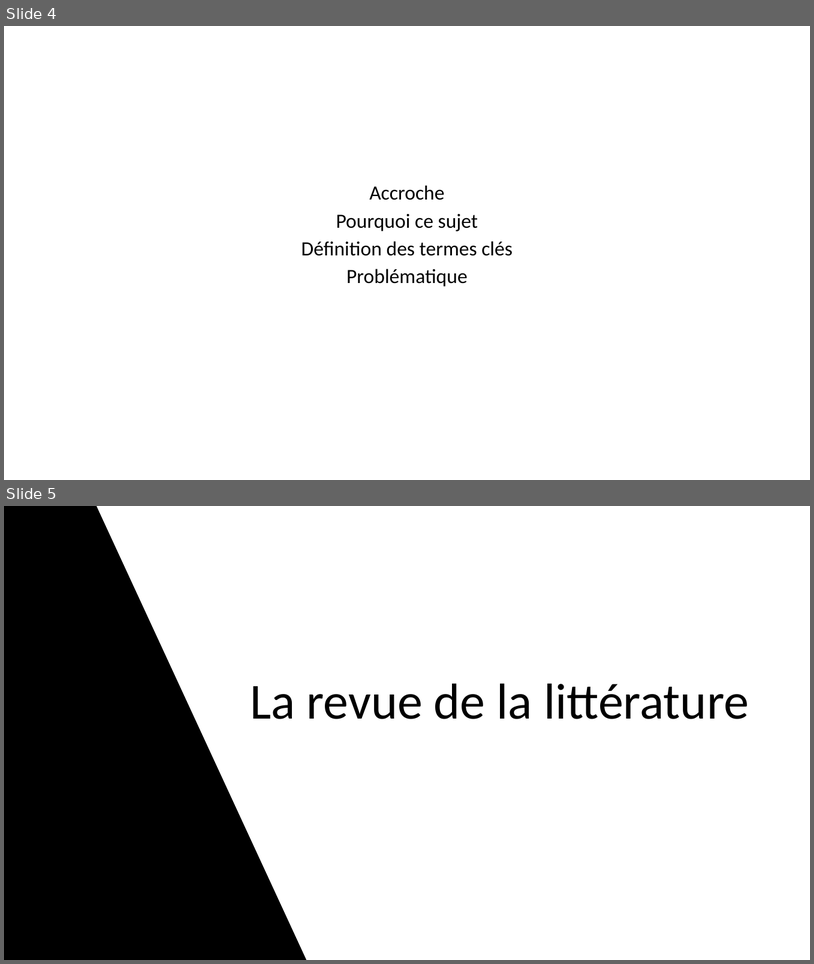
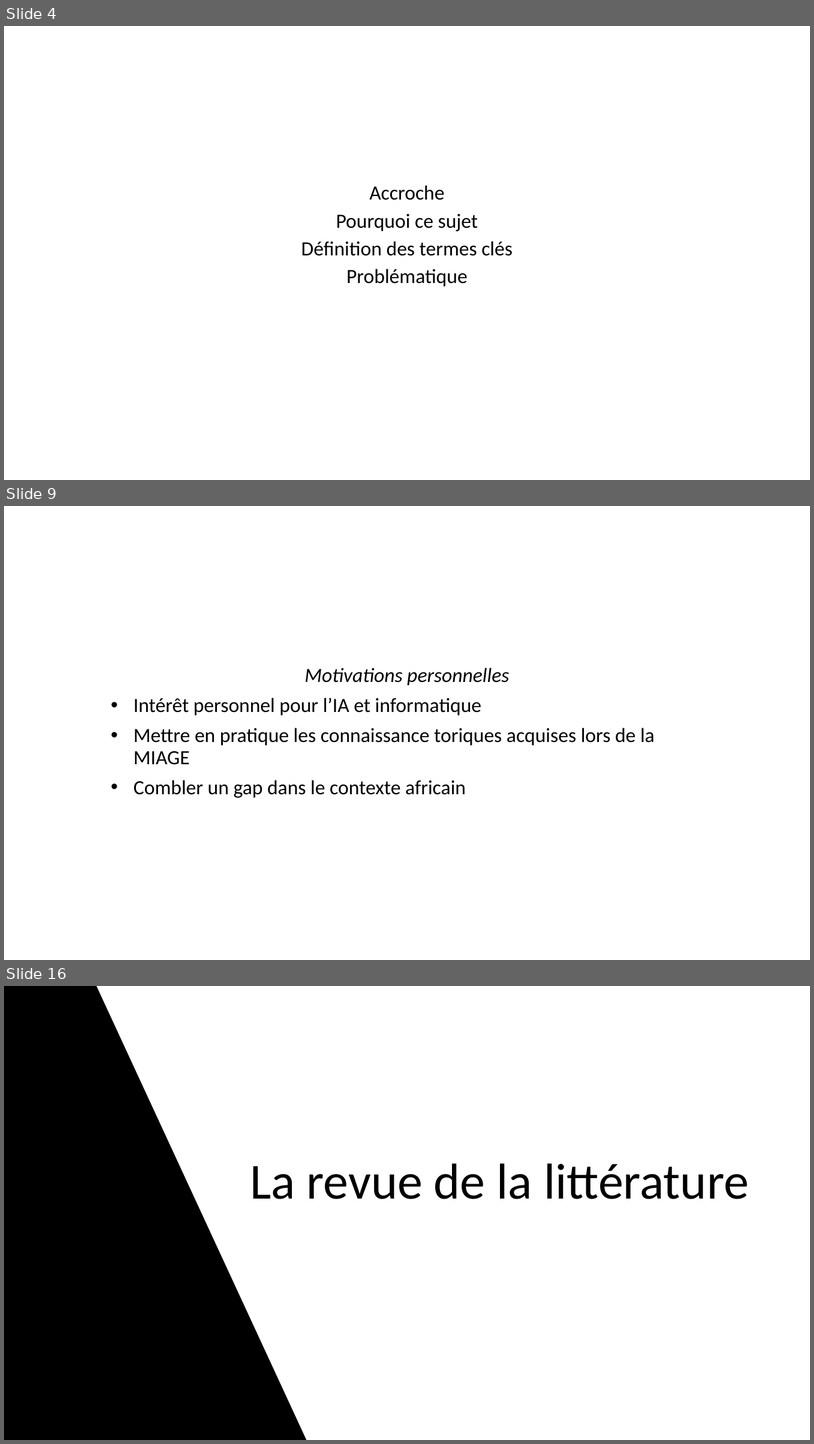
Before and after one commit to Jah-Say10/Master-Thesis-Omar-DIASSE, a slide deck: Presentation/Presentation Memoire.pptx. Shown one above the other, each under a label of ours: slides 4 and 5 before the commit, slides 4, 9 and 16 after it; the slides between them are not shown. The pictures are 814x964 and 814x1444 pixels, drawn with LibreOffice and Linux fonts; fonts in the diff are those of the drawing. Boxes give left, top, right and bottom in pixels: in the first picture for what was removed or moved away, otherwise in the second. Text is boxed around its words. In the diff, an @@ line names an element or a change of style, - is before the commit and + after.

```diff
--- a/Presentation/Presentation Memoire.pptx
+++ b/Presentation/Presentation Memoire.pptx
@@ slide 9 added at [4, 506, 810, 960], background #FFFFFF @@
@@ subtitle added at [134, 667, 655, 798], 24 pt, text #000000 @@
+Motivations personnelles
+• Intérêt personnel pour l’IA et informatique
+• Mettre en pratique les connaissance toriques acquises lors de la MIAGE
+• Combler un gap dans le contexte africain
@@ what was slide 5 is now slide 16 @@
```
Also in this commit, not shown: 4 slides changed, 21 other slides added, 3 other files.
